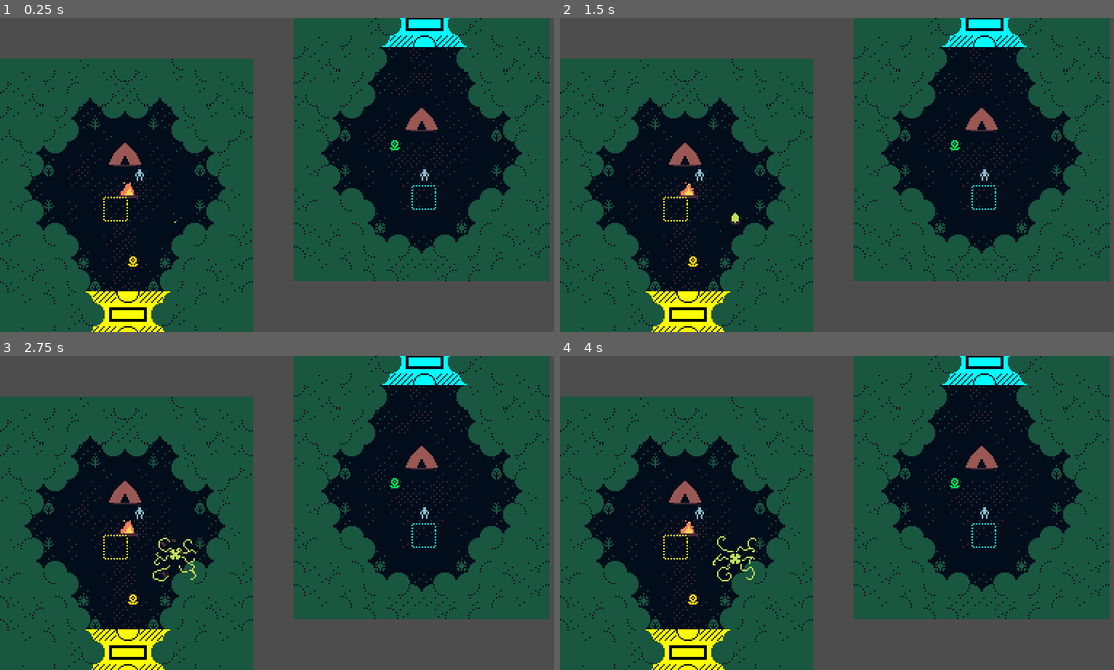
Above: before the commit, frames 1-4 (two rows, left to right).
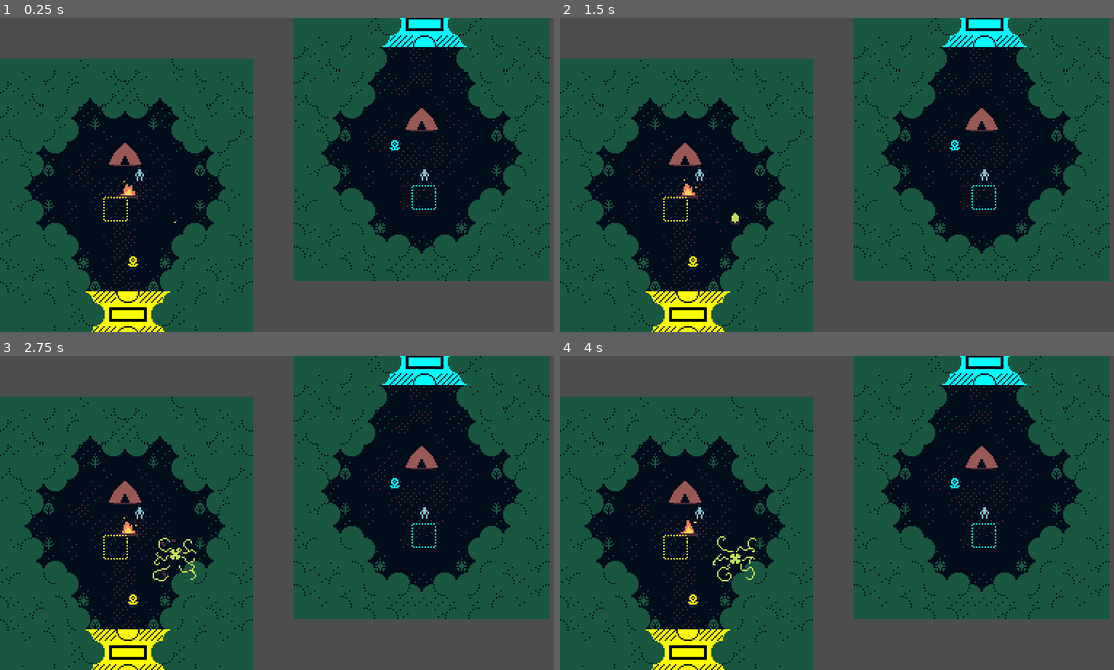
Above: after the commit, the same moments.

Repository: FablabMurat/LostSpring
Game: Godot game, scene res://Scenes/main.tscn
Same seed, same stepped clock (60 frames per second), same inputs: the game is played once before the commit and once after it.
Inputs:
- Up to frame 1 (0.25 s): no input
- Up to frame 2 (1.5 s): tap Enter at 0.5 s; tap Space at 1.25 s
- Up to frame 3 (2.75 s): no input
- Up to frame 4 (4 s): no input

The runs differ from the first frame. In frame 1, less than 0.1% of the frame differs, in the area x 21-73%, y 38-80%; in frame 2, 0.1%; in frame 3, 0.1%; in frame 4, less than 0.1%.

Commit message:
Ajout de fleurs et porte

Diff:
--- a/lostspring-Godot/Assets/Sprites/Animations/fire.tres
+++ b/lostspring-Godot/Assets/Sprites/Animations/fire.tres
@@ -91,5 +91,5 @@
 }],
 "loop": true,
 "name": &"default",
-"speed": 5.0
+"speed": 10.0
 }]
--- a/lostspring-Godot/Scenes/door.gd
+++ b/lostspring-Godot/Scenes/door.gd
@@ -1,10 +1,10 @@
 extends StaticBody2D
 
-signal _entered(doorName)
+signal _entered(doorName,body)
 func _ready():
 	var colorName = self.name.substr(4,-1)
 	$doorSprite.modulate = Color(colorName)
 	print("door holder color" + colorName)
 
 func _on_body_entered(body: Node2D) -> void:
-	_entered.emit(self)
+	_entered.emit(self,body)
--- a/lostspring-Godot/Scenes/flower.gd
+++ b/lostspring-Godot/Scenes/flower.gd
@@ -1,9 +1,9 @@
 extends Area2D
 
-signal _entered(flowerName)
+signal _entered(flowerName,body)
 func _ready():
 	var colorName = self.name.substr(6,-1)
 	$flowerSprite.modulate = Color(colorName)
 
 func _on_body_entered(body: Node2D) -> void:
-	_entered.emit(self)
+	_entered.emit(self,body)
--- a/lostspring-Godot/Scenes/flower_hodler.gd
+++ b/lostspring-Godot/Scenes/flower_hodler.gd
@@ -1,10 +1,10 @@
 extends Area2D
 
-signal _entered(holderName)
+signal _entered(holderName,body)
 func _ready():
 	var colorName = self.name.substr(12,-1)
 	$flowerHolderSprite.modulate = Color(colorName)
 	print(str($flowerHolderSprite.name) +  " color " + colorName)
 
 func _on_body_entered(body: Node2D) -> void:
-	_entered.emit(self)
+	_entered.emit(self,body)
--- a/lostspring-Godot/Scenes/level_1.tscn
+++ b/lostspring-Godot/Scenes/level_1.tscn
@@ -20,18 +20,22 @@
 
 [node name="Player2" parent="." instance=ExtResource("1_dehm5")]
 position = Vector2(472, 4688)
-speed = 45
+speed = 100
 
 [node name="flowerHolderYellow" parent="." instance=ExtResource("3_1edhd")]
 position = Vector2(448, 96)
 script = ExtResource("3_q37o3")
 
 [node name="flowerHolderGreen" parent="." instance=ExtResource("3_1edhd")]
-position = Vector2(456, 296)
+position = Vector2(456, 328)
 script = ExtResource("3_q37o3")
 
 [node name="flowerHolderCyan" parent="." instance=ExtResource("3_1edhd")]
 position = Vector2(456, 4688)
+script = ExtResource("3_q37o3")
+
+[node name="flowerHolderSky_Blue" parent="." instance=ExtResource("3_1edhd")]
+position = Vector2(456, 4424)
 script = ExtResource("3_q37o3")
 
 [node name="Monster" parent="." instance=ExtResource("7_8u10c")]
@@ -44,23 +48,36 @@
 script = ExtResource("7_igdww")
 
 [node name="FlowerGreen" parent="." groups=["flowers"] instance=ExtResource("4_44ya4")]
-position = Vector2(464, 344)
+position = Vector2(464, 256)
 script = ExtResource("7_igdww")
 
 [node name="FlowerCyan" parent="." groups=["flowers"] instance=ExtResource("4_44ya4")]
 position = Vector2(448, 4664)
 script = ExtResource("7_igdww")
 
+[node name="FlowerSky_Blue" parent="." groups=["flowers"] instance=ExtResource("4_44ya4")]
+position = Vector2(464, 4488)
+script = ExtResource("7_igdww")
+
 [node name="Terrain2" parent="." instance=ExtResource("7_a2lme")]
 z_index = -2
+texture_filter = 1
 position = Vector2(544, 2496)
 metadata/_edit_lock_ = true
 
 [node name="DoorYellow" parent="." instance=ExtResource("5_rldx3")]
 script = ExtResource("8_fb3g8")
 
+[node name="DoorSky_Blue" parent="." instance=ExtResource("5_rldx3")]
+position = Vector2(416, 400)
+script = ExtResource("8_fb3g8")
+
 [node name="DoorGreen" parent="." instance=ExtResource("5_rldx3")]
 position = Vector2(416, 4336)
+script = ExtResource("8_fb3g8")
+
+[node name="DoorGreen2" parent="." instance=ExtResource("5_rldx3")]
+position = Vector2(416, 3560)
 script = ExtResource("8_fb3g8")
 
 [node name="DoorCyan" parent="." instance=ExtResource("5_rldx3")]
@@ -73,6 +90,8 @@
 [connection signal="body_entered" from="flowerHolderGreen" to="flowerHolderGreen" method="_on_body_entered"]
 [connection signal="_entered" from="flowerHolderCyan" to="Player1" method="_on_flower_holder__entered"]
 [connection signal="body_entered" from="flowerHolderCyan" to="flowerHolderCyan" method="_on_body_entered"]
+[connection signal="_entered" from="flowerHolderSky_Blue" to="Player1" method="_on_flower_holder__entered"]
+[connection signal="body_entered" from="flowerHolderSky_Blue" to="flowerHolderSky_Blue" method="_on_body_entered"]
 [connection signal="_entered" from="Monster" to="Player1" method="_on_monster__entered"]
 [connection signal="body_entered" from="Monster" to="Monster" method="_on_body_entered"]
 [connection signal="_entered" from="FlowerYellow" to="Player1" method="_on_flower_yellow__entered"]
@@ -81,3 +100,5 @@
 [connection signal="body_entered" from="FlowerGreen" to="FlowerGreen" method="_on_body_entered"]
 [connection signal="_entered" from="FlowerCyan" to="Player1" method="_on_flower_yellow__entered"]
 [connection signal="body_entered" from="FlowerCyan" to="FlowerCyan" method="_on_body_entered"]
+[connection signal="_entered" from="FlowerSky_Blue" to="Player1" method="_on_flower_yellow__entered"]
+[connection signal="body_entered" from="FlowerSky_Blue" to="FlowerSky_Blue" method="_on_body_entered"]
--- a/lostspring-Godot/Scenes/monster.gd
+++ b/lostspring-Godot/Scenes/monster.gd
@@ -1,7 +1,7 @@
 extends Area2D
 
-signal _entered(monsterName)
+signal _entered(monsterName,body)
 
 
 func _on_body_entered(body: Node2D) -> void:
-	_entered.emit(self)
+	_entered.emit(self,body)
--- a/lostspring-Godot/Scenes/terrain.tscn
+++ b/lostspring-Godot/Scenes/terrain.tscn
@@ -4,6 +4,7 @@
 [ext_resource type="Texture2D" uid="uid://b23e44l7uy5rj" path="res://Assets/TileSet/level1.png" id="2_6ikhd"]
 
 [node name="Terrain" type="Node2D"]
+texture_filter = 1
 
 [node name="ForestBlock0" parent="." instance=ExtResource("1_u2nms")]
 position = Vector2(64, 112)
--- a/lostspring-Godot/Scripts/player.gd
+++ b/lostspring-Godot/Scripts/player.gd
@@ -5,7 +5,7 @@
 var arrayInput = ["left","right","top","bottom"]
 @onready var playerSprite = $AnimatedSprite2D
 
-var grabbedFlowerColor = "none";
+var grabbedFlowerColor = ["none","none"]
 func _ready():
 	var screen_size = get_viewport_rect().size
 	print(name)
@@ -49,34 +49,35 @@
 
 
 
-func _on_flower_yellow__entered(flowerName: Variant) -> void:
+func _on_flower_yellow__entered(flowerName: Variant,body) -> void:
 	var flowerPath = flowerName.get_path()
 	var animatedFlower = get_node(str(flowerPath) + "/flowerSprite")
 	prints(str(flowerPath) + "/flowerSprite")
 	animatedFlower.play()
 	var colorName = flowerName.name.substr(6,-1)
-	grabbedFlowerColor = colorName
-	print("grabbed flower color is " + colorName)
 	flowerName.visible = false
+	var playerNumber = int(body.name.substr(6,-1))
+	grabbedFlowerColor[playerNumber-1] = colorName
 
-func _on_flower_holder__entered(holderName: Variant) -> void:
+func _on_flower_holder__entered(holderName: Variant,body) -> void:
 	var holderPath = holderName.get_path()
 	var animatedHolder = get_node(str(holderPath) + "/flowerHolderSprite")
 	prints(str(holderPath) + "/flowerHolderSprite")
 	var colorName = holderName.name.substr(12,-1)
-	if colorName == grabbedFlowerColor:
+	var playerNumber = int(body.name.substr(6,-1))
+	if colorName == grabbedFlowerColor[playerNumber-1]:
 		animatedHolder.play()
 		print("door" + colorName + "open")
 		var currentDoor = get_node(str(holderPath)+"/../Door"+colorName)
 		currentDoor.set_collision_layer_value(1,0)
 		var currentDoorSprite = get_node(str(currentDoor.get_path()) + "/doorSprite")
 		currentDoorSprite.play()
-		grabbedFlowerColor = "none"
+		grabbedFlowerColor[playerNumber-1] = "colorName"
 
 
 
 
-func _on_monster__entered(monsterName: Variant) -> void:
+func _on_monster__entered(monsterName: Variant,body) -> void:
 	var monsterPath = monsterName.get_path()
 	print("monster entered")
 	var animatedMonster = get_node(str(monsterPath) + "/monsterSprite")
Binary file changed: lostspring-Godot/Assets/Sprites/LostSpring_SPRITE_FLOWER.png
Not shown: 1 places in lostspring-Godot/Scenes/scenesBlocks.tres that only renumber resources
Not shown, added: lostspring-Godot/Assets/Sprites/LostSpring_SPRITE_FLOWER.png~
